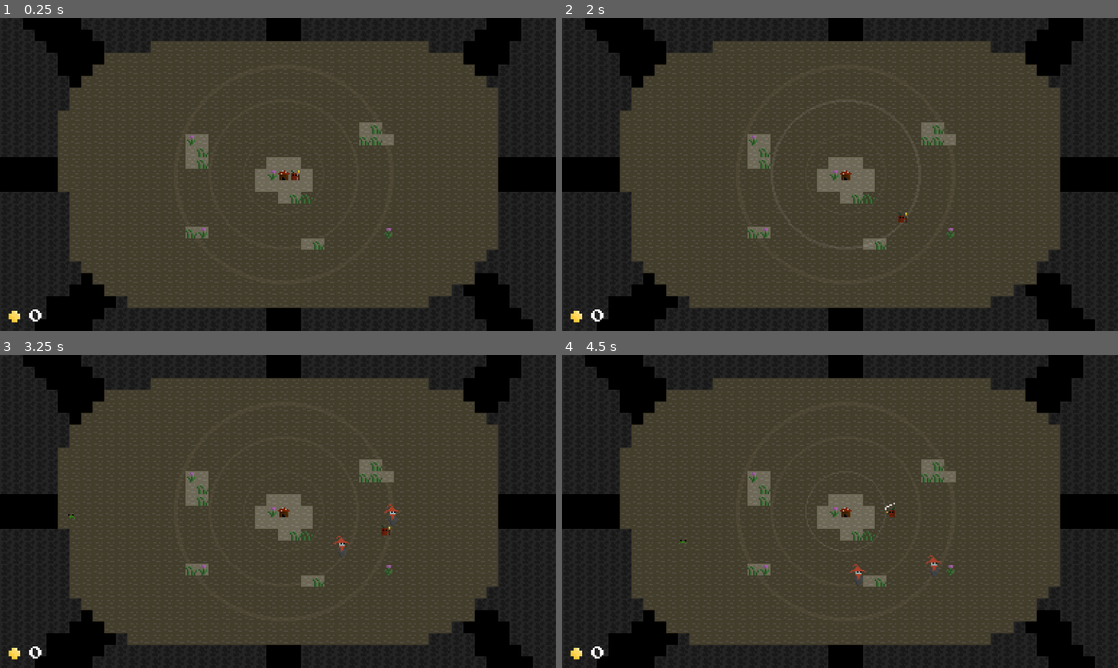
Above: before the commit, frames 1-4 (two rows, left to right).
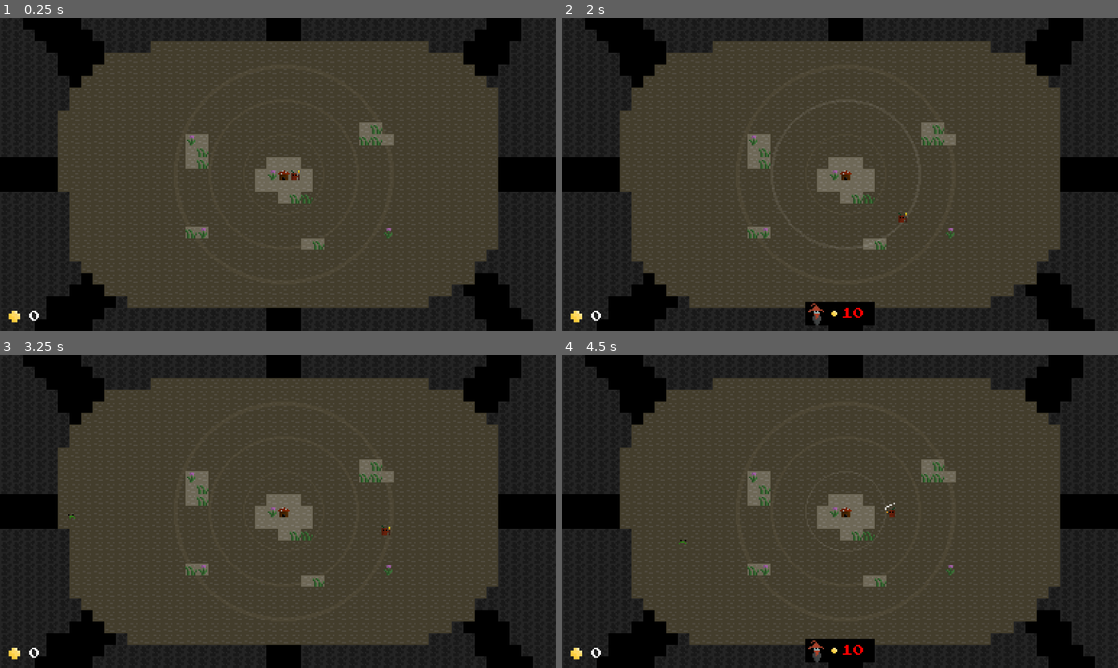
Above: after the commit, the same moments.

Repository: theoratkin/mushwizardly
Game: Godot game, scene res://main.tscn
The game is run twice, just before and just after one commit, with the same random seed, the same clock (stepped at 60 frames per second) and the same inputs.
Inputs (mouse positions are in pixels of both pictures, inside the frame that each line leads up to):
- Up to frame 1 (0.25 s): no input
- Up to frame 2 (2 s): tap Enter at 0.5 s; move the mouse to (962, 158) at 0.52 s; press the mouse at (962, 158) at 0.53 s; hold Right (move_right) 0.53-1.28 s; move the mouse to (728, 190) at 1.27 s; release the mouse at (728, 190) at 1.28 s; hold Down (move_down) from 1.28 s (still down); click (728, 190) at 1.35 s
- Up to frame 3 (3.25 s): move the mouse to (333, 442) at 2.02 s; release Down (move_down) at 2.03 s; press the mouse at (333, 442) at 2.03 s; hold Right (move_right) 2.03-2.78 s; move the mouse to (250, 574) at 2.77 s; release the mouse at (250, 574) at 2.78 s; hold Up (move_up) from 2.78 s (still down); click (250, 574) at 2.85 s
- Up to frame 4 (4.5 s): move the mouse to (1006, 558) at 3.52 s; release Up (move_up) at 3.53 s; press the mouse at (1006, 558) at 3.53 s; hold Left (move_left) from 3.53 s (still down); move the mouse to (673, 464) at 4.27 s; release the mouse at (673, 464) at 4.28 s; click (673, 464) at 4.35 s

The runs differ from the first frame. In frame 1, less than 0.1% of the frame differs, in the area x 5-8%, y 93-98%; in frame 2, 0.7%; in frame 3, 0.2%; in frame 4, 0.8%, in the area x 5-69%, y 64-99%.

Commit message:
feat: add shop

Diff:
--- a/main.tscn
+++ b/main.tscn
@@ -8,12 +8,16 @@
 [ext_resource type="Script" uid="uid://wx2k0x23faft" path="res://scripts/ring.gd" id="6_2cqfq"]
 [ext_resource type="PackedScene" uid="uid://bqgll8bhnslgx" path="res://reusable_scenes/enemy_spawner.tscn" id="6_7mycd"]
 [ext_resource type="Script" uid="uid://3rr5p4hctrqw" path="res://scripts/enemy_spawner_orchestrator.gd" id="6_272bh"]
+[ext_resource type="Texture2D" uid="uid://dwbrmdtp7laa" path="res://sprites/protector.png" id="6_efxa6"]
 [ext_resource type="Texture2D" uid="uid://bptswr526lfgi" path="res://sprites/ring1.png" id="6_ycdy4"]
 [ext_resource type="Texture2D" uid="uid://dc4r6u0jd5cam" path="res://sprites/ring2.png" id="7_vivmo"]
 [ext_resource type="Texture2D" uid="uid://17p21ibal2w2" path="res://sprites/coin.png" id="8_5vw27"]
 [ext_resource type="Texture2D" uid="uid://d3ffon7c6oibc" path="res://sprites/ring3.png" id="8_vivmo"]
 [ext_resource type="FontFile" uid="uid://caqa8gk8bjfox" path="res://fonts/PressStart2P-Regular.ttf" id="9_kek77"]
 [ext_resource type="Script" uid="uid://csvxnptcdnt0m" path="res://scripts/ui/coins_label.gd" id="10_4c57u"]
+[ext_resource type="Texture2D" uid="uid://c4u30tcl752qb" path="res://sprites/ui.png" id="15_2cqfq"]
+[ext_resource type="Script" uid="uid://d1e3hdindg16o" path="res://scripts/ui/shop.gd" id="15_yaehf"]
+[ext_resource type="Script" uid="uid://bw0ii02wmlfuq" path="res://scripts/ui/shop_item.gd" id="17_074og"]
 
 [sub_resource type="TileSetAtlasSource" id="TileSetAtlasSource_1bvp3"]
 texture = ExtResource("1_h2yge")
@@ -123,7 +127,19 @@
 
 [sub_resource type="LabelSettings" id="LabelSettings_4c57u"]
 font = ExtResource("9_kek77")
-font_size = 10
+font_size = 8
+
+[sub_resource type="AtlasTexture" id="AtlasTexture_d13ii"]
+atlas = ExtResource("15_2cqfq")
+region = Rect2(0, 0, 48, 16)
+
+[sub_resource type="AtlasTexture" id="AtlasTexture_1u8w0"]
+atlas = ExtResource("15_2cqfq")
+region = Rect2(0, 16, 48, 16)
+
+[sub_resource type="AtlasTexture" id="AtlasTexture_0odxb"]
+atlas = ExtResource("6_efxa6")
+region = Rect2(0, 0, 16, 16)
 
 [node name="main" type="Node2D"]
 
@@ -232,7 +248,7 @@
 wait_time = 3.0
 autostart = true
 
-[node name="hud" type="Control" parent="."]
+[node name="gui" type="Control" parent="."]
 layout_mode = 3
 anchors_preset = 15
 anchor_right = 1.0
@@ -242,7 +258,7 @@
 grow_horizontal = 2
 grow_vertical = 2
 
-[node name="MarginContainer" type="MarginContainer" parent="hud"]
+[node name="hud" type="MarginContainer" parent="gui"]
 layout_mode = 1
 anchors_preset = -1
 anchor_top = 1.0
@@ -255,21 +271,79 @@
 grow_horizontal = 2
 grow_vertical = 0
 
-[node name="coins" type="HBoxContainer" parent="hud/MarginContainer"]
-layout_mode = 2
-
-[node name="icon" type="TextureRect" parent="hud/MarginContainer/coins"]
+[node name="coins" type="HBoxContainer" parent="gui/hud"]
+layout_mode = 2
+
+[node name="icon" type="TextureRect" parent="gui/hud/coins"]
 layout_mode = 2
 texture = SubResource("AtlasTexture_5vw27")
 expand_mode = 2
 
-[node name="label" type="Label" parent="hud/MarginContainer/coins"]
+[node name="label" type="Label" parent="gui/hud/coins"]
 layout_mode = 2
 text = "0"
 label_settings = SubResource("LabelSettings_4c57u")
 vertical_alignment = 1
 script = ExtResource("10_4c57u")
 
-[connection signal="coin_collected" from="player" to="hud/MarginContainer/coins/label" method="_on_player_coin_collected"]
+[node name="shop" type="MarginContainer" parent="gui"]
+visible = false
+layout_mode = 1
+anchors_preset = -1
+anchor_left = 0.5
+anchor_top = 1.0
+anchor_right = 0.5
+anchor_bottom = 1.0
+offset_left = -24.0
+offset_top = -16.0
+offset_right = 24.0
+offset_bottom = -4.0
+grow_horizontal = 2
+grow_vertical = 0
+script = ExtResource("15_yaehf")
+
+[node name="items" type="VBoxContainer" parent="gui/shop"]
+layout_mode = 2
+alignment = 2
+
+[node name="item" type="TextureButton" parent="gui/shop/items"]
+layout_mode = 2
+texture_normal = SubResource("AtlasTexture_d13ii")
+texture_hover = SubResource("AtlasTexture_1u8w0")
+script = ExtResource("17_074og")
+
+[node name="TextureRect" type="TextureRect" parent="gui/shop/items/item"]
+layout_mode = 2
+offset_right = 16.0
+offset_bottom = 16.0
+texture = SubResource("AtlasTexture_0odxb")
+
+[node name="label" type="Label" parent="gui/shop/items/item"]
+layout_mode = 2
+offset_left = 25.0
+offset_top = 4.0
+offset_right = 41.0
+offset_bottom = 12.0
+text = "10"
+label_settings = SubResource("LabelSettings_4c57u")
+vertical_alignment = 1
+
+[node name="icon" type="TextureRect" parent="gui/shop/items/item"]
+layout_mode = 2
+offset_left = 17.0
+offset_top = 5.0
+offset_right = 23.0
+offset_bottom = 11.0
+texture = SubResource("AtlasTexture_5vw27")
+stretch_mode = 2
+
+[connection signal="player_entered_circle" from="ring1" to="gui/shop" method="_on_player_entered_circle"]
+[connection signal="player_exited_circle" from="ring1" to="gui/shop" method="_on_player_exited_circle"]
+[connection signal="player_entered_circle" from="ring2" to="gui/shop" method="_on_player_entered_circle"]
+[connection signal="player_exited_circle" from="ring2" to="gui/shop" method="_on_player_exited_circle"]
+[connection signal="player_entered_circle" from="ring3" to="gui/shop" method="_on_player_entered_circle"]
+[connection signal="player_exited_circle" from="ring3" to="gui/shop" method="_on_player_exited_circle"]
+[connection signal="coin_collected" from="player" to="gui/hud/coins/label" method="_on_player_coin_collected"]
 [connection signal="animation_finished" from="player/sprite" to="player" method="_on_animation_finished"]
 [connection signal="timeout" from="enemy spawner orchestrator/timer" to="enemy spawner orchestrator" method="_on_timer_timeout"]
+[connection signal="pressed" from="gui/shop/items/item" to="gui/shop/items/item" method="_on_pressed"]
--- a/project.godot
+++ b/project.godot
@@ -14,6 +14,10 @@
 run/main_scene="res://main.tscn"
 config/features=PackedStringArray("4.4", "GL Compatibility")
 config/icon="res://icon.svg"
+
+[autoload]
+
+GameState="*res://scripts/game_state.gd"
 
 [display]
 
--- /dev/null
+++ b/scripts/game_state.gd
@@ -0,0 +1,4 @@
+extends Node
+
+var coin_balance = 0
+var active_ring: Node
--- a/scripts/player.gd
+++ b/scripts/player.gd
@@ -8,11 +8,10 @@
 
 var swoosh = preload("res://reusable_scenes/swoosh.tscn")
 var is_flipped = false
-var coins: int = 0
 
 func collect_coin():
-	coins += 1
-	coin_collected.emit(coins)
+	GameState.coin_balance += 1
+	coin_collected.emit(GameState.coin_balance)
 
 func _physics_process(delta: float) -> void:
 	var direction := Input.get_vector("move_left", "move_right", "move_up", "move_down")
--- a/scripts/ring.gd
+++ b/scripts/ring.gd
@@ -1,4 +1,7 @@
 extends Node2D
+
+signal player_entered_circle(ring)
+signal player_exited_circle(ring)
 
 @export var radius = 28
 @export var standing_tolerance = 4
@@ -11,11 +14,12 @@
 var protector_scene = preload("res://reusable_scenes/protector.tscn")
 
 var normal_color: Color
+var is_player_standing_on_circle
 
 func _ready():
 	normal_color = sprite.modulate
 
-func is_player_standing_on_circle():
+func check_is_player_standing_on_circle():
 	var distance = player.global_position.distance_to(global_position)
 	return abs(distance - radius) < standing_tolerance
 
@@ -26,6 +30,11 @@
 	get_node("..").add_child(instance)
 
 func _process(_delta: float):
-	sprite.modulate = highlight_color if is_player_standing_on_circle() else normal_color
-	if is_player_standing_on_circle() and Input.is_action_just_pressed("attack"):
-		spawn_protector()
+	var did_player_stand_on_circle = is_player_standing_on_circle
+	is_player_standing_on_circle = check_is_player_standing_on_circle()
+	sprite.modulate = highlight_color if is_player_standing_on_circle else normal_color
+	if not did_player_stand_on_circle and is_player_standing_on_circle:
+		GameState.active_ring = self
+		player_entered_circle.emit(self)
+	if did_player_stand_on_circle and not is_player_standing_on_circle:
+		player_exited_circle.emit(self)
--- a/scripts/ui/coins_label.gd
+++ b/scripts/ui/coins_label.gd
@@ -1,4 +1,4 @@
 extends Label
 
-func _on_player_coin_collected(total_coins: int) -> void:
-	text = str(total_coins)
+func _process(_delta):
+	text = str(GameState.coin_balance)
--- /dev/null
+++ b/scripts/ui/shop.gd
@@ -0,0 +1,9 @@
+extends Control
+
+
+func _on_player_entered_circle(ring: Node) -> void:
+	visible = true
+
+
+func _on_player_exited_circle(ring: Node) -> void:
+	visible = false
--- /dev/null
+++ b/scripts/ui/shop_item.gd
@@ -0,0 +1,20 @@
+extends TextureButton
+
+@export var price = 10
+
+func _process(_delta):
+	self._set_active(can_afford())
+
+func can_afford():
+	return GameState.coin_balance >= price
+
+func _set_active(state: bool):
+	disabled = not state
+	var label: Label = get_node("label")
+	label.modulate = Color.WHITE if state else Color.RED
+
+
+func _on_pressed() -> void:
+	if GameState.active_ring and can_afford():
+		GameState.active_ring.spawn_protector()
+		GameState.coin_balance -= price
Not shown: 1 places in main.tscn that only renumber resources
Not shown, added: scripts/game_state.gd.uid
Not shown, added: scripts/ui/shop.gd.uid
Not shown, added: scripts/ui/shop_item.gd.uid
Binary file added: sprites/ui.png
Not shown, added: sprites/ui.png.import
Not shown, added: sprites/ui.pxo
